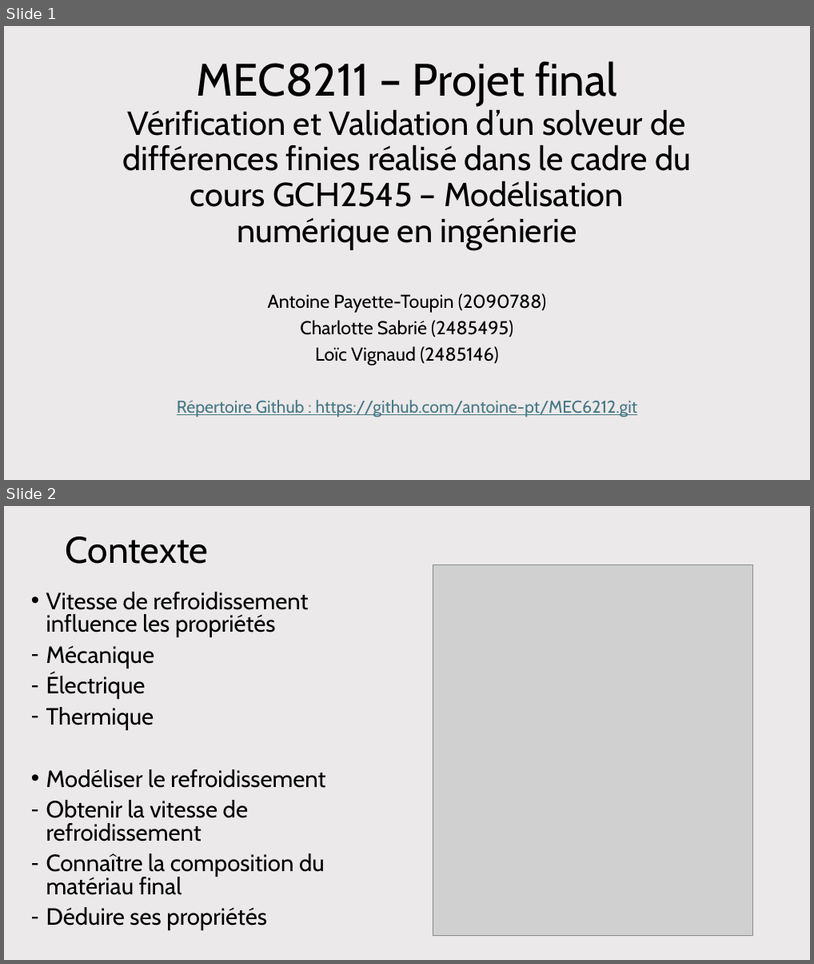
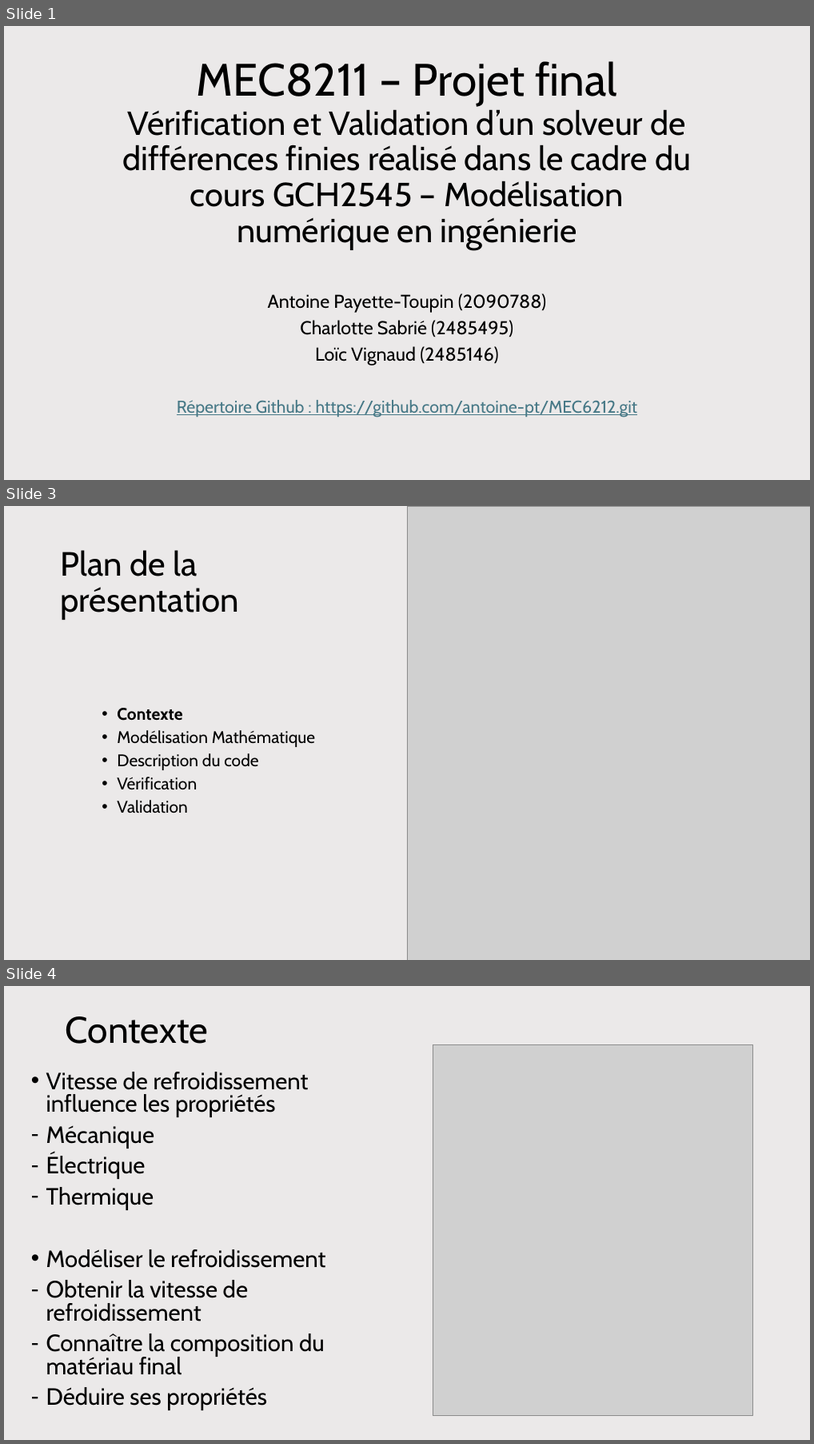
Before and after one commit to antoine-pt/MEC8211, a slide deck: projet_final/projet_final/MEC8211-Projet-final-Presentation.pptx. Shown one above the other, each under a label of ours: slides 1 and 2 before the commit, slides 1, 3 and 4 after it; the slides between them are not shown. The pictures are 814x964 and 814x1444 pixels, drawn with LibreOffice and Linux fonts; fonts in the diff are those of the drawing; grey boxes stand for pictures. Boxes give left, top, right and bottom in pixels: in the first picture for what was removed or moved away, otherwise in the second. Text is boxed around its words. In the diff, an @@ line names an element or a change of style, - is before the commit and + after.

```diff
--- a/projet_final/projet_final/MEC8211-Projet-final-Presentation.pptx
+++ b/projet_final/projet_final/MEC8211-Projet-final-Presentation.pptx
@@ slide 3 added at bbox=[4, 506, 810, 960], background #EBE9E9 @@
@@ picture added at bbox=[407, 506, 810, 960] @@
@@ title added at bbox=[61, 550, 239, 620], 40 pt, text #000000 @@
+Plan de la présentation
@@ text added at bbox=[117, 708, 315, 813], 20 pt, text #000000 @@
+• Contexte
+• Modélisation Mathématique
+• Description du code
+• Vérification
+• Validation
@@ what was slide 2 is now slide 4 @@
```
Also in this commit, not shown: 5 other slides added.
